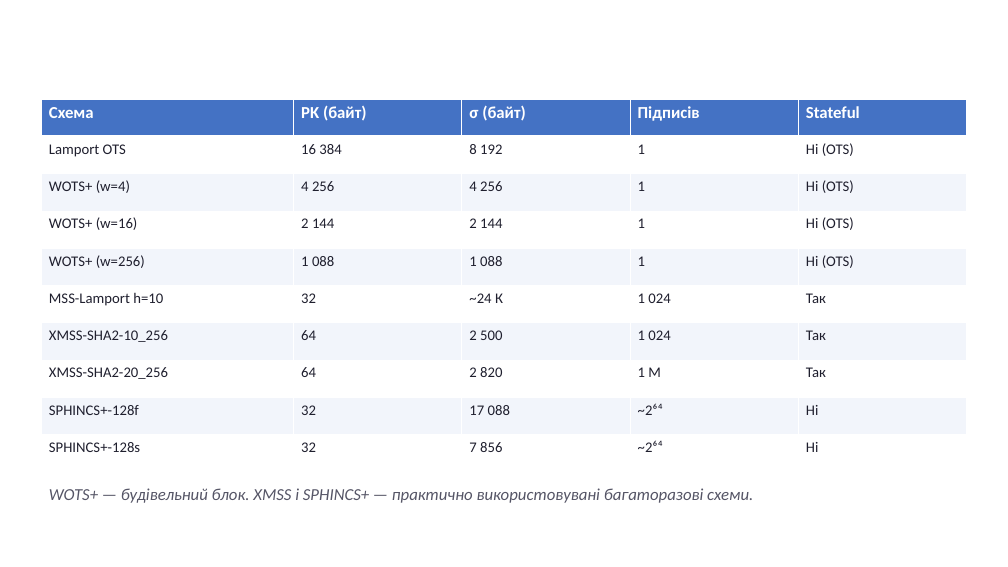
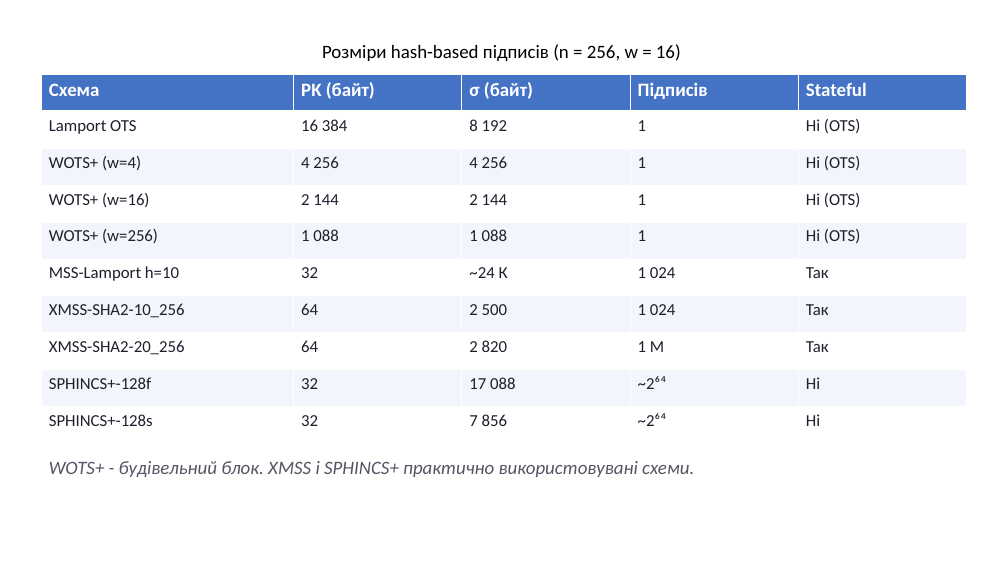
Before and after one commit to Andriykooo/ifntung-studies, a slide deck: slide 22 of Year 1/Постквантова криптографія/UA/2026/PPT/Презентація_7.pptx (slide 23 before the commit). Drawn at 1008x567 pixels with LibreOffice and Linux fonts; fonts in the diff are those of the drawing. Boxes give left, top, right and bottom in pixels: in the first picture for what was removed or moved away, otherwise in the second. Text is boxed around its words. In the diff, an @@ line names an element or a change of style, - is before the commit and + after.

```diff
--- a/Year 1/Постквантова криптографія/UA/2026/PPT/Презентація_7.pptx
+++ b/Year 1/Постквантова криптографія/UA/2026/PPT/Презентація_7.pptx
@@ text added at [322, 44, 681, 61], 18 pt, text #000000 @@
+Розміри hash-based підписів (n = 256, w = 16)
@@ table at [42, 75, 969, 444] @@
@@ size 16 to 18 pt in "Схема", "PK (байт)", "σ (байт)", "Підписів" and 1 more places @@
@@ size 14 to 16 pt in "Lamport OTS", "16 384", "8 192", "1" and 41 more places @@
@@ table: place and size @@
-table at [42, 99, 969, 472]
+table at [42, 75, 969, 444]
@@ text at [49, 461, 694, 477]: text changed; size 16 to 18 pt @@
-WOTS+ — будівельний блок. XMSS і SPHINCS+ — практично використовувані багаторазові схеми.
+WOTS+ - будівельний блок. XMSS і SPHINCS+ практично використовувані схеми.
```
Also in this commit, not shown: 24 other slides changed, 1 slide removed, 4 other files.
